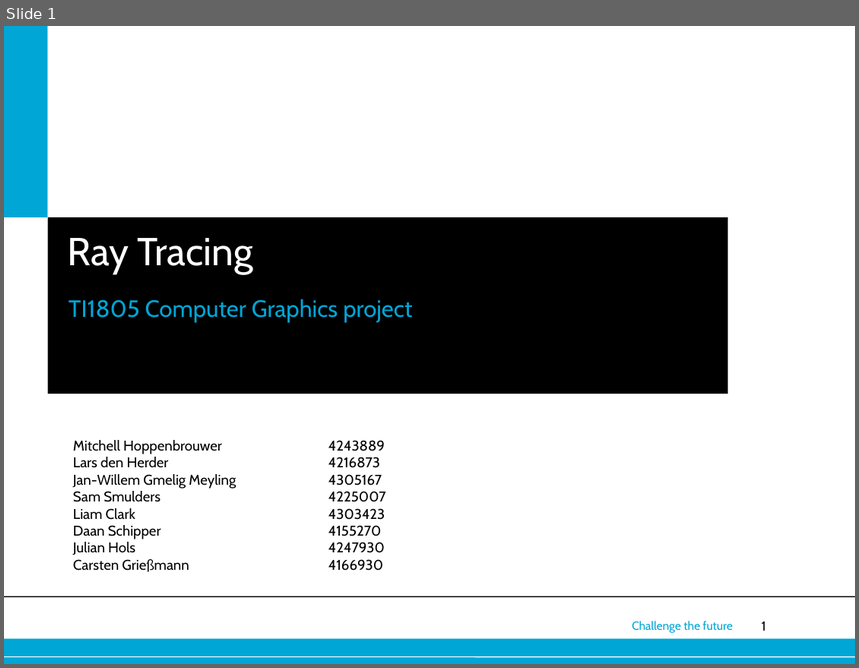
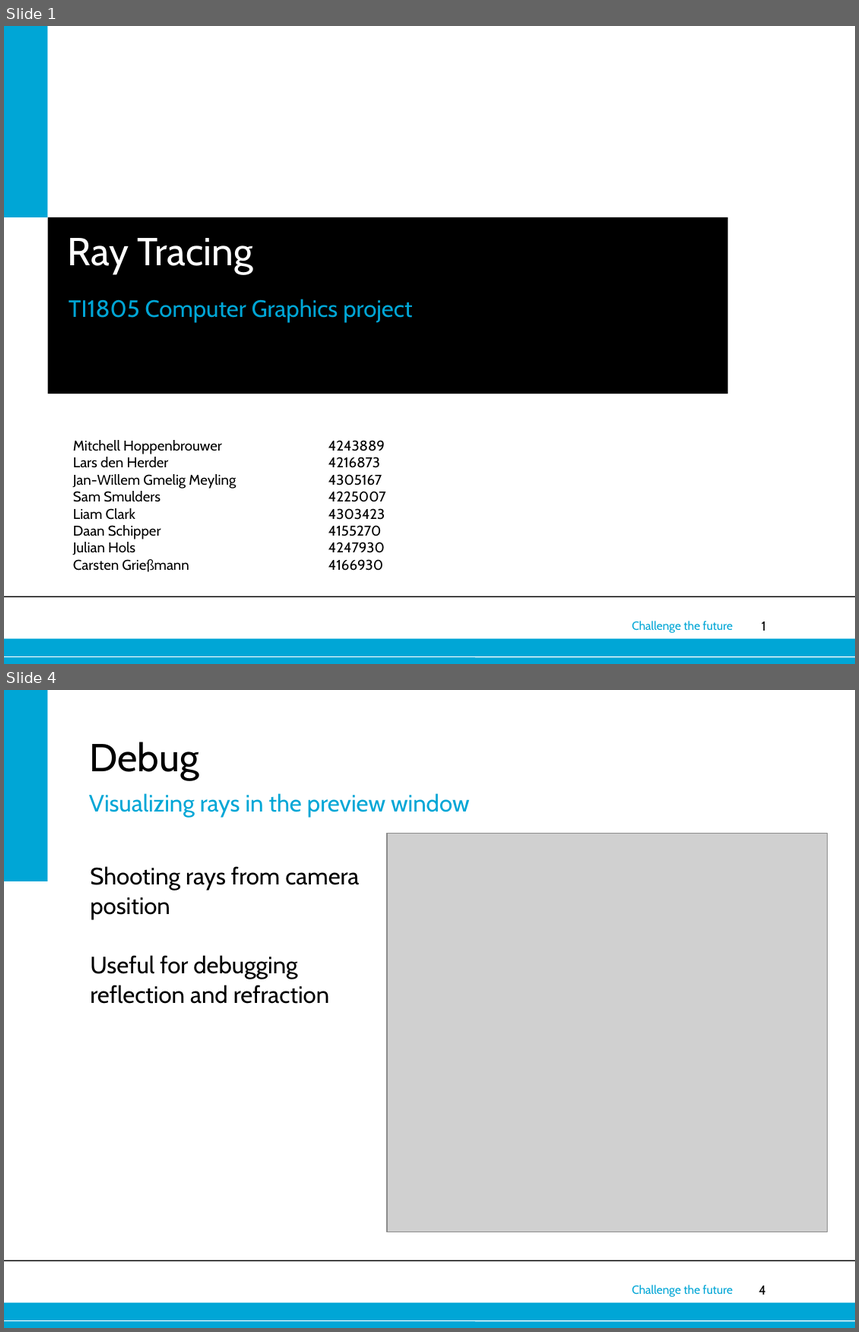
Before and after one commit to wmorssink/raytracert, a slide deck: RayTracing.ppt. Shown one above the other, each under a label of ours: slide 1 before the commit, slides 1 and 4 after it; the slides between them are not shown. The pictures are 859x668 and 859x1332 pixels, drawn with LibreOffice and Linux fonts; fonts in the diff are those of the drawing; grey boxes stand for pictures; background and template pictures are left out. Boxes give left, top, right and bottom in pixels: in the first picture for what was removed or moved away, otherwise in the second. Text is boxed around its words. In the diff, an @@ line names an element or a change of style, - is before the commit and + after.

```diff
--- a/RayTracing.ppt
+++ b/RayTracing.ppt
@@ slide 4 added at bbox=[4, 690, 855, 1328], background #FFFFFF; not listed: 5 template elements that a slide beside it also shows @@
@@ rectangle added at bbox=[4, 690, 47, 882], fill #00A6D6 @@
@@ title added at bbox=[89, 742, 199, 780], 33 pt, text #000000 @@
+Debug
@@ text added at bbox=[89, 793, 469, 817], 20 pt, text #00A6D6 @@
+Visualizing rays in the preview window
@@ picture added at bbox=[387, 833, 828, 1232] @@
@@ text added at bbox=[90, 866, 359, 1004], 20 pt, text #000000 @@
+Shooting rays from camera
+position
+Useful for debugging
+reflection and refraction
```
Also in this commit, not shown: 3 slides changed, 2 other slides added, 11 slides removed.
